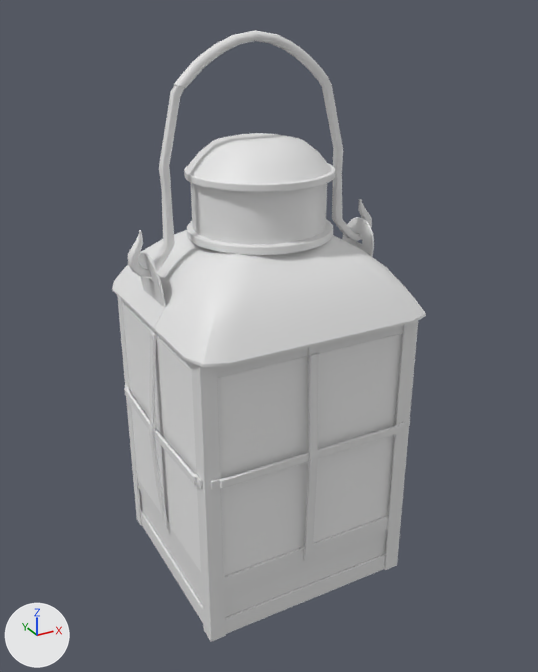
The FBX model Assets/Models/Props/SM_Lantern.fbx, before and after one commit.
Both versions are drawn from a 50 mm camera at (-0.235, -0.439, 0.208) aimed at (0.003, -0.007, -0.009). The lights are fixed; the arrows at lower left show +X, +Y and +Z. The picture after the commit comes second. Where no turn or scale is listed for an object, it has been applied to the vertices. Vertices at exactly the same position are counted once.
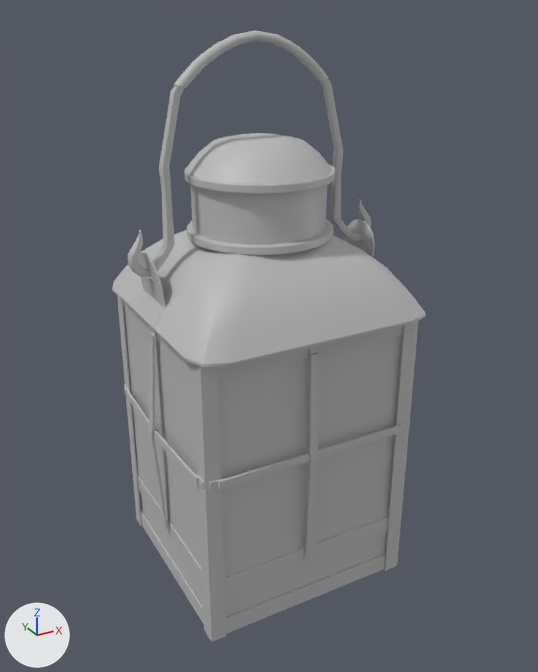
The newer file is also turned or shifted as a whole; pictures and numbers use the older file's frame.

The edits, one by one:
Material 'Lantern' (mat_lantern) is new.
Its base color is (0.5, 0.5, 0.5) (grey #bcbcbc).
Material 'Glass' (mat_glass) is new.
Its base color is (0.5, 0.5, 0.5) (grey #bcbcbc).
me_mesh is used by ob_polysurface6792; location (0.0, 0.0, 0.0).
me_mesh had 3125 vertices, 3189 faces and spanned x -0.096..0.093, y -0.088..0.088, z -0.195..0.195.
me_mesh now has 3156 vertices, 2995 faces and spans x -0.096..0.093, y -0.088..0.088, z -0.195..0.195.
me_mesh part 1: the loose piece of 8 vertices spanning x -0.073..0.073, y -0.074..-0.073, z -0.147..0.007 is moved by (0.001, 0.0, 0.0), in mat_glass (grey #bcbcbc).
me_mesh part 2: 282 vertices moved from x -0.088..0.093, y -0.081..0.081, z -0.155..0.166 to x -0.088..0.093, y -0.081..0.081, z -0.15..0.166; 703 vertices removed from x -0.089..0.093, y -0.083..0.083, z -0.195..0.17; 742 vertices added at x -0.09..0.092, y -0.083..0.083, z -0.195..0.17.
me_mesh part 3: 1726 faces spanning x -0.096..0.093, y -0.088..0.088, z -0.195..0.195 switch from mat_openpbr_shader1 (white #e7e7e7) to mat_lantern (grey #bcbcbc).
me_mesh part 4: 12 faces spanning x -0.079..0.078, y -0.073..0.073, z -0.147..0.007 switch from mat_glass1 (white #f2f2f2) to mat_glass (grey #bcbcbc).
Other edits to the shape of me_mesh do not show in these pictures.

Location of each change, [x1, y1, x2, y2] in pixels of the pictures (538 x 672 px; the box of a moved part takes in the faces that stretch with it):
'polySurface6792', reshaped: before [112, 30, 426, 641]; after [112, 30, 426, 642]
part 1 of me_mesh, moved or reshaped: before [218, 334, 403, 576]; after [218, 335, 403, 575]
part 2 of me_mesh, moved or reshaped: before [117, 78, 418, 641]; after [117, 78, 418, 642]
part 3 of me_mesh, recoloured (white to grey): [112, 30, 426, 634] in both
part 4 of me_mesh, recoloured: [123, 306, 201, 567] in both
